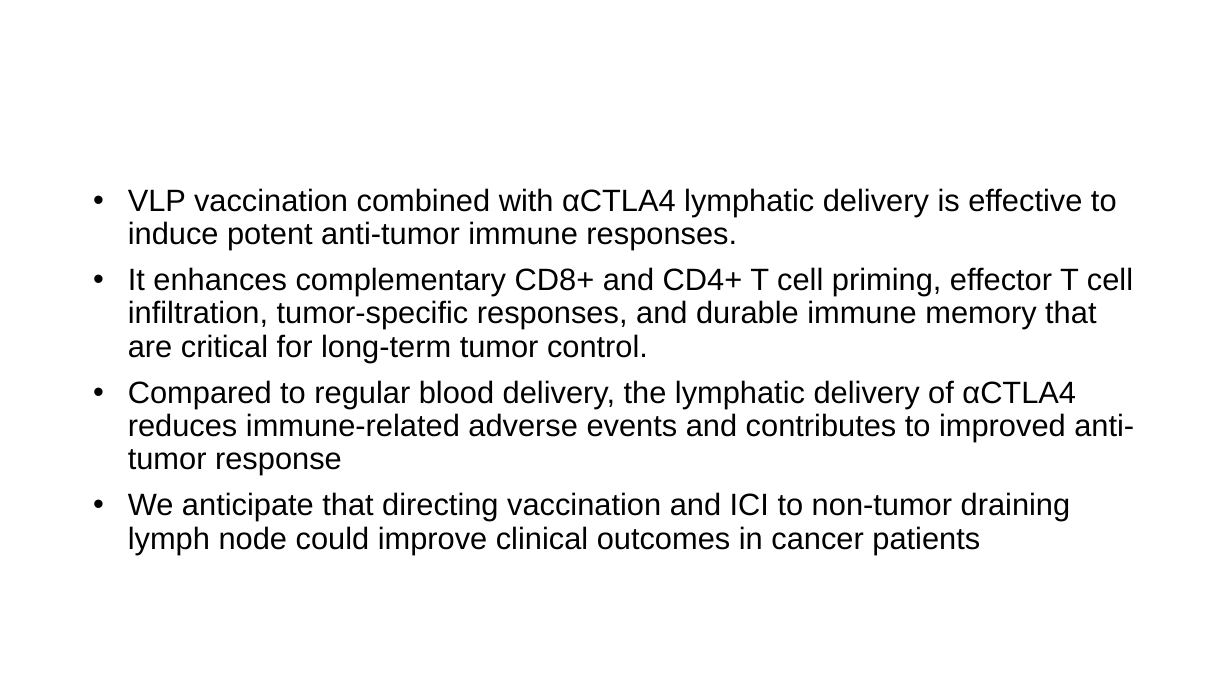
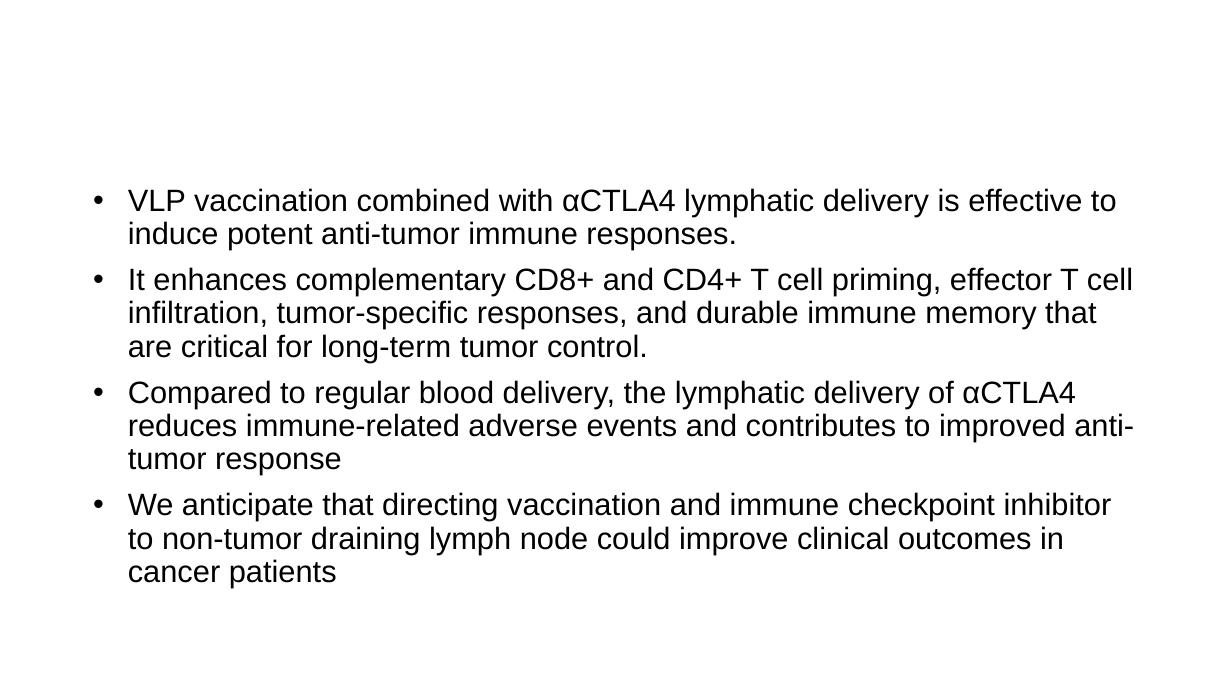
Before and after one commit to liuwd15/liuwd15.github.io, a slide deck: slide 18 of assets/presentations/QS seminar 2025.pptx. Drawn at 1232x693 pixels with LibreOffice and Linux fonts; fonts in the diff are those of the drawing; background and template pictures are left out. Boxes give left, top, right and bottom in pixels: in the first picture for what was removed or moved away, otherwise in the second. Text is boxed around its words. In the diff, an @@ line names an element or a change of style, - is before the commit and + after.

```diff
--- a/assets/presentations/QS seminar 2025.pptx
+++ b/assets/presentations/QS seminar 2025.pptx
@@ text at (128, 492, 1112, 587): text changed @@
-• We anticipate that directing vaccination and ICI to non-tumor draining lymph node could improve clinical outcomes in cancer patients
+• We anticipate that directing vaccination and immune checkpoint inhibitor to non-tumor draining lymph node could improve clinical outcomes in cancer patients
```
Also in this commit, not shown: 8 other slides changed, 1 slide added.
